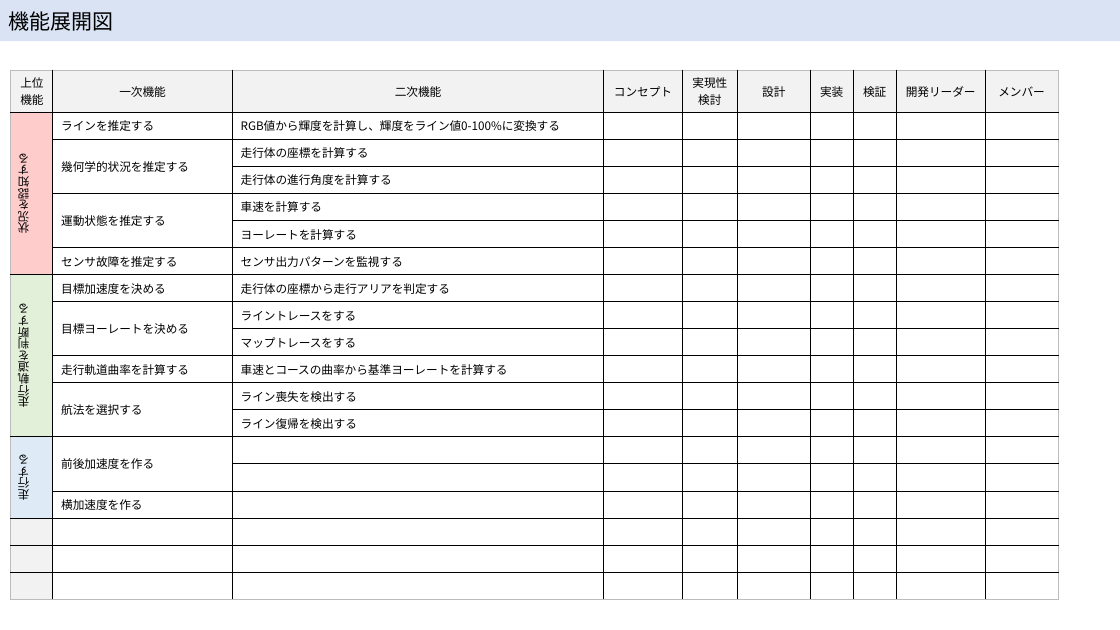
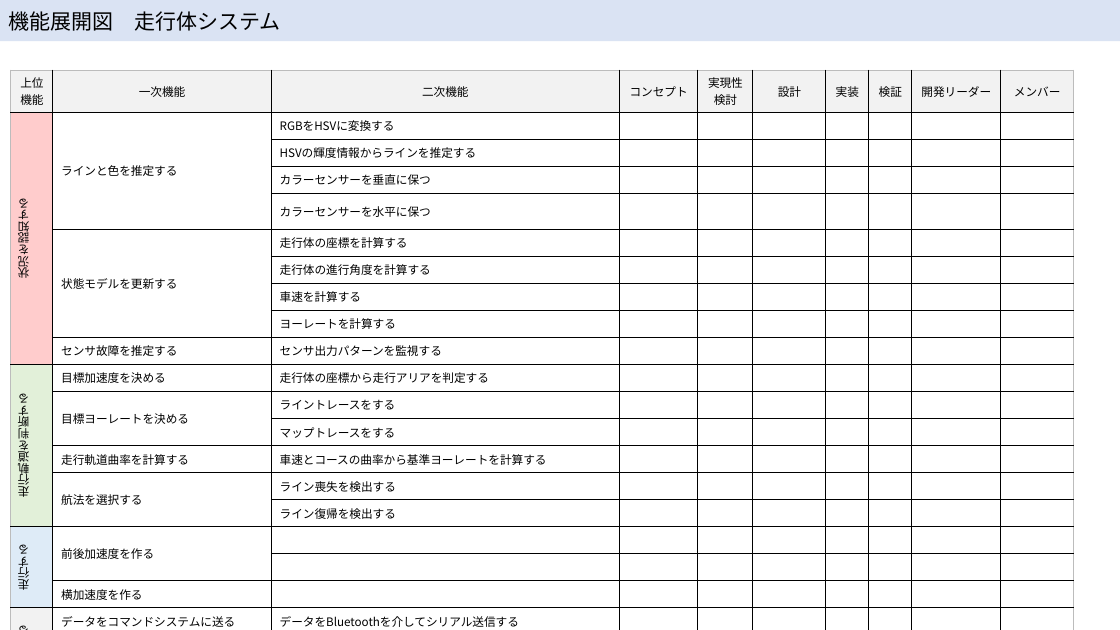
Before and after one commit to McRobo2019/ET_Robo_2019, a slide deck: slide 7 of Documents/hirojiren_設計ノート.pptx. Drawn at 1120x630 pixels with LibreOffice and Linux fonts; fonts in the diff are those of the drawing. Boxes give left, top, right and bottom in pixels: in the first picture for what was removed or moved away, otherwise in the second. Text is boxed around its words. In the diff, an @@ line names an element or a change of style, - is before the commit and + after.

Commit message:
KP-135 機能展開図の追加

```diff
--- a/Documents/hirojiren_設計ノート.pptx
+++ b/Documents/hirojiren_設計ノート.pptx
@@ text in rectangle at [8,11,280,31]: text changed @@
-機能展開図
+機能展開図 走行体システム
@@ table at [11,71,1074,630] @@
-row 2: 状況を認知する | ラインを推定する | RGB値から輝度を計算し、輝度をライン値0-100%に変換する |  |  |  |  |  |  | 
-row 3:  | 幾何学的状況を推定する | 走行体の座標を計算する |  |  |  |  |  |  | 
+row 2: 状況を認知する | ラインと色を推定する | RGBをHSVに変換する |  |  |  |  |  |  | 
+row 3:  |  | HSVの輝度情報からラインを推定する |  |  |  |  |  |  | 
+row 4:  |  | カラーセンサーを垂直に保つ |  |  |  |  |  |  | 
+row 5:  |  | カラーセンサーを水平に保つ |  |  |  |  |  |  | 
+row 6:  | 状態モデルを更新する | 走行体の座標を計算する |  |  |  |  |  |  | 
-row 8, column 2: 運動状態を推定する
+row 8, column 2: 
+row 20: 通信する | データをコマンドシステムに送る | データをBluetoothを介してシリアル送信する |  |  |  |  |  |  | 
+row 21:  | データをコマンドシステムから受ける | データをBluetoothを介してシリアル受信する |  |  |  |  |  |  | 
-row 18:  |  |  |  |  |  |  |  |  | 
-row 19:  |  |  |  |  |  |  |  |  | 
@@ table: place and size @@
-table at [11,71,1059,535]
+table at [11,71,1074,630]
```
